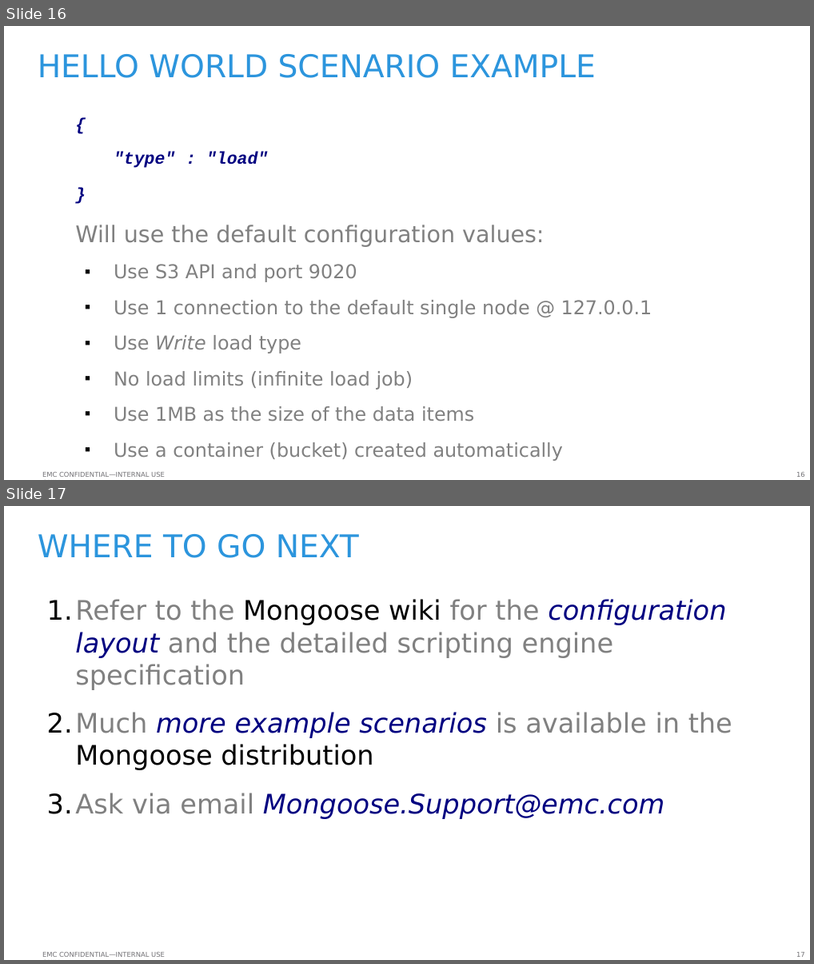
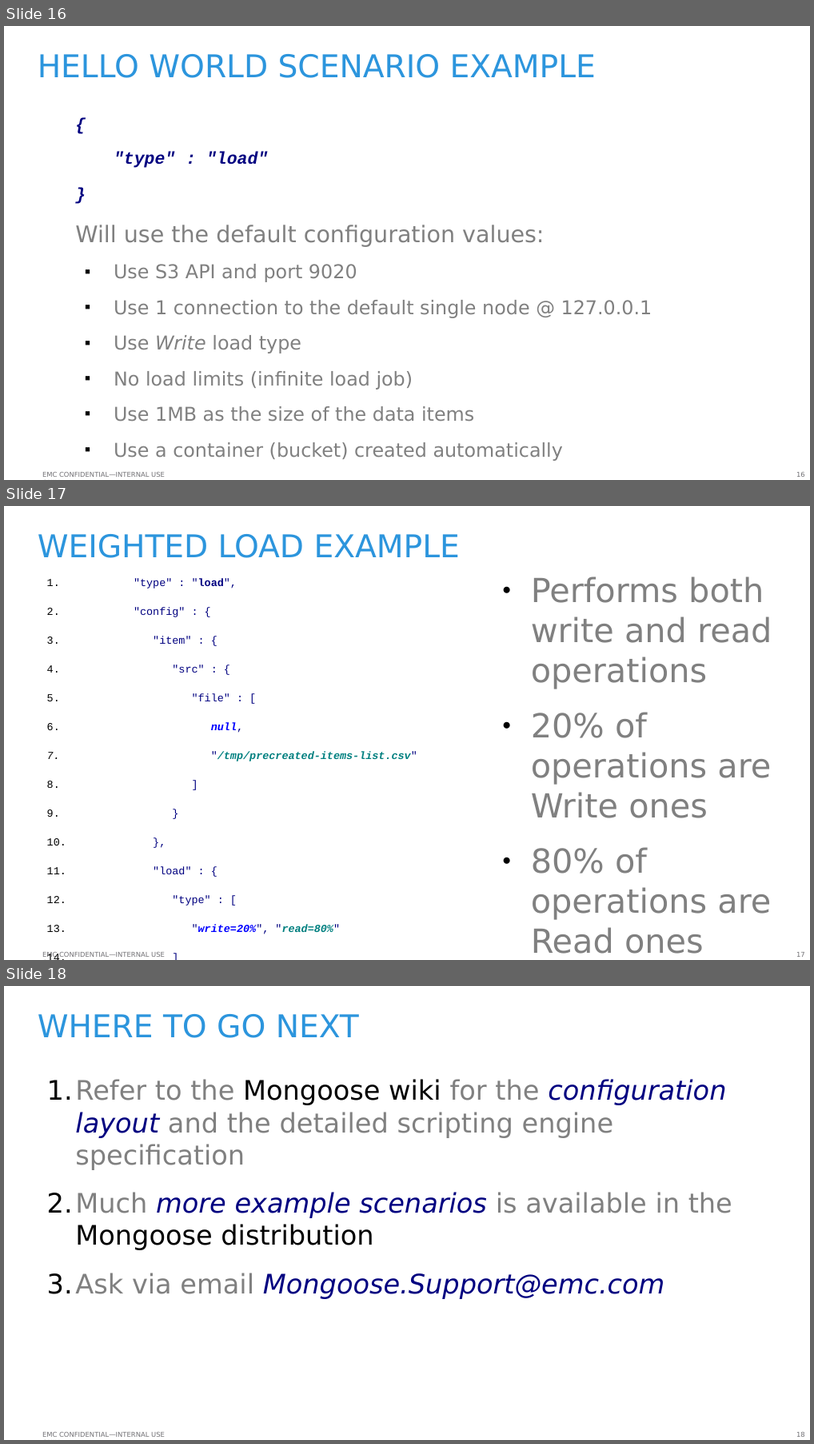
Before and after one commit to emc-mongoose/mongoose, a slide deck: doc/emcmongoosev2.odp. Shown one above the other, each under a label of ours: slides 16 and 17 before the commit, slides 16, 17 and 18 after it. The pictures are 814x964 and 814x1444 pixels, drawn with LibreOffice and Linux fonts; fonts in the diff are those of the drawing; background and template pictures are left out. Boxes give left, top, right and bottom in pixels: in the first picture for what was removed or moved away, otherwise in the second. Text is boxed around its words. In the diff, an @@ line names an element or a change of style, - is before the commit and + after.

Commit message:
read w/o verification

```diff
--- a/doc/emcmongoosev2.odp
+++ b/doc/emcmongoosev2.odp
@@ slide 17 added at (4,506,810,960), background #FFFFFF; not listed: 2 template elements that a slide beside it also shows @@
@@ title added at (38,534,460,558), 28 pt, text #2C95DD @@
+WEIGHTED LOAD EXAMPLE
@@ text added at (531,576,772,953), 29.6 pt, text #808080 @@
+● Performs both write and read operations
+● 20% of operations are Write ones
+● 80% of operations are Read ones
@@ text added at (134,579,418,934), 9.6 pt, text #000080 @@
+1. "type" : "load",
+2. "config" : {
+3. "item" : {
+4. "src" : {
+5. "file" : [
+6. null,
+7. "/tmp/precreated-items-list.csv"
+8. ]
+9. }
+10. },
+11. "load" : {
+12. "type" : [
+13. "write=20%", "read=80%"
+14. ]
+15. }
+16. }
@@ what was slide 17 is now slide 18 @@
@@ page number at (797,1432,806,1436): text changed @@
-17
+18
```
Also in this commit, not shown: 1 slide changed, 2 other files.
